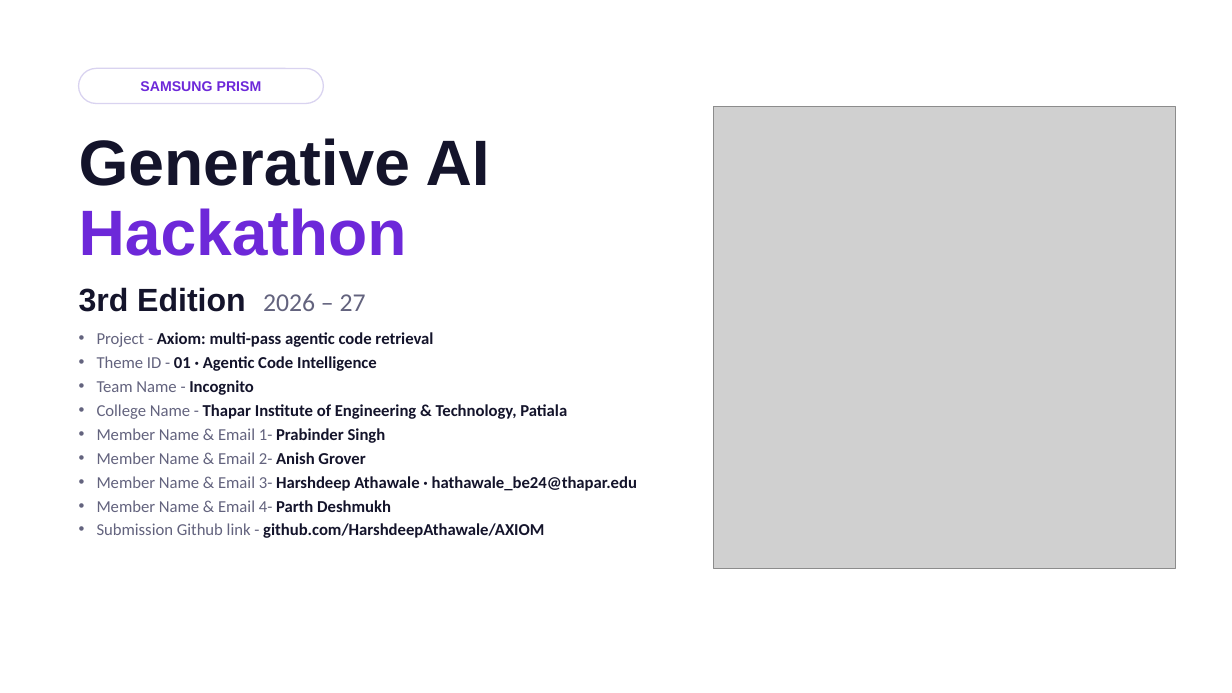
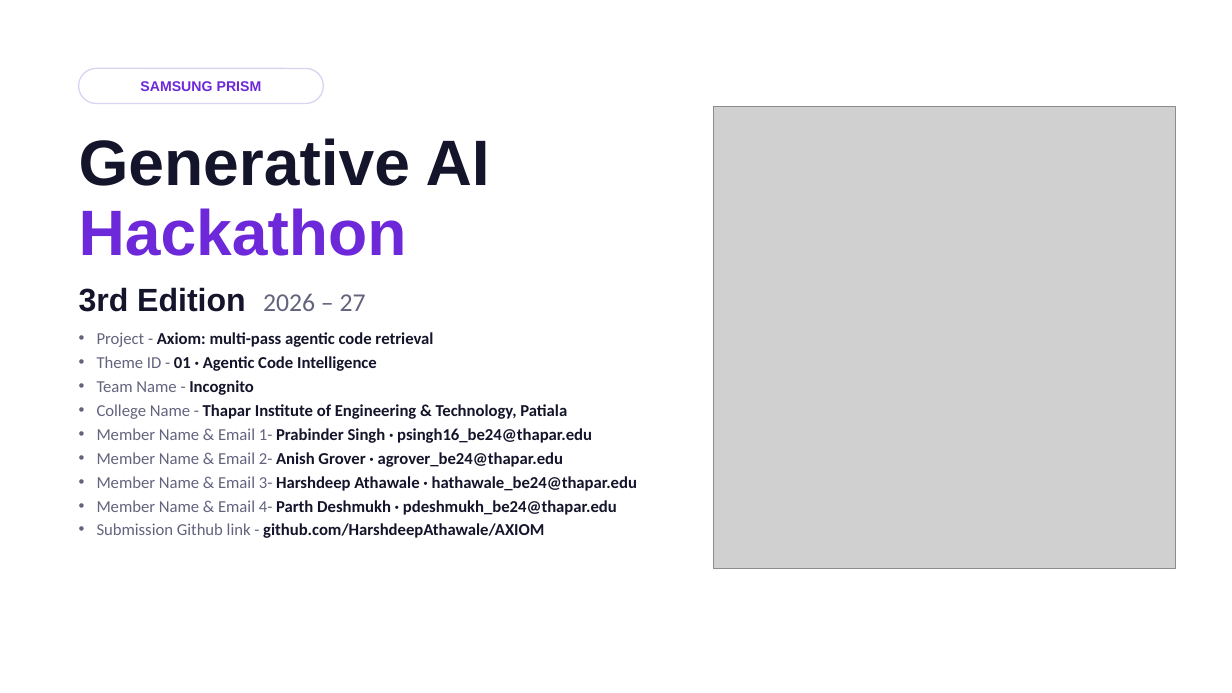
Before and after one commit to HarshdeepAthawale/AXIOM, a slide deck: slide 1 of submission/Thapar_Incognito_Submission.pptx. Drawn at 1232x693 pixels with LibreOffice and Linux fonts; fonts in the diff are those of the drawing; grey boxes stand for pictures. Boxes give left, top, right and bottom in pixels: in the first picture for what was removed or moved away, otherwise in the second. Text is boxed around its words. In the diff, an @@ line names an element or a change of style, - is before the commit and + after.

Commit message:
Add all four member emails to the title slide

```diff
--- a/submission/Thapar_Incognito_Submission.pptx
+++ b/submission/Thapar_Incognito_Submission.pptx
@@ text at box(97, 428, 592, 467): text changed; text colour #63637E to #14142B; bold on @@
-• Member Name & Email 1- Prabinder Singh
-• Member Name & Email 2- Anish Grover
+• Member Name & Email 1- Prabinder Singh · psingh16_be24@thapar.edu
+• Member Name & Email 2- Anish Grover · agrover_be24@thapar.edu
@@ text at box(97, 500, 617, 515): text changed; text colour #63637E to #14142B; bold on @@
-• Member Name & Email 4- Parth Deshmukh
+• Member Name & Email 4- Parth Deshmukh · pdeshmukh_be24@thapar.edu
```
Also in this commit, not shown: 1 other file.
